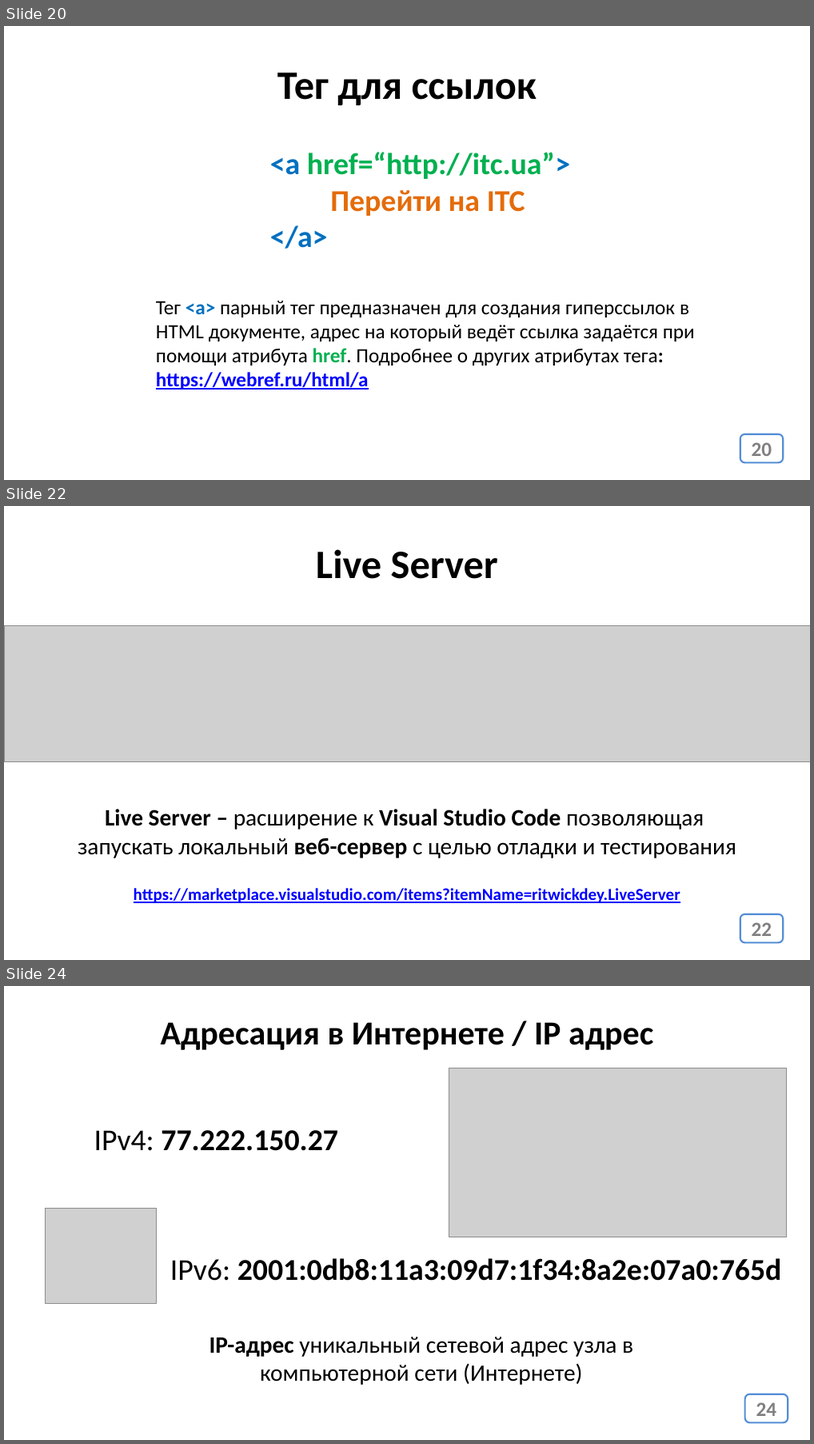
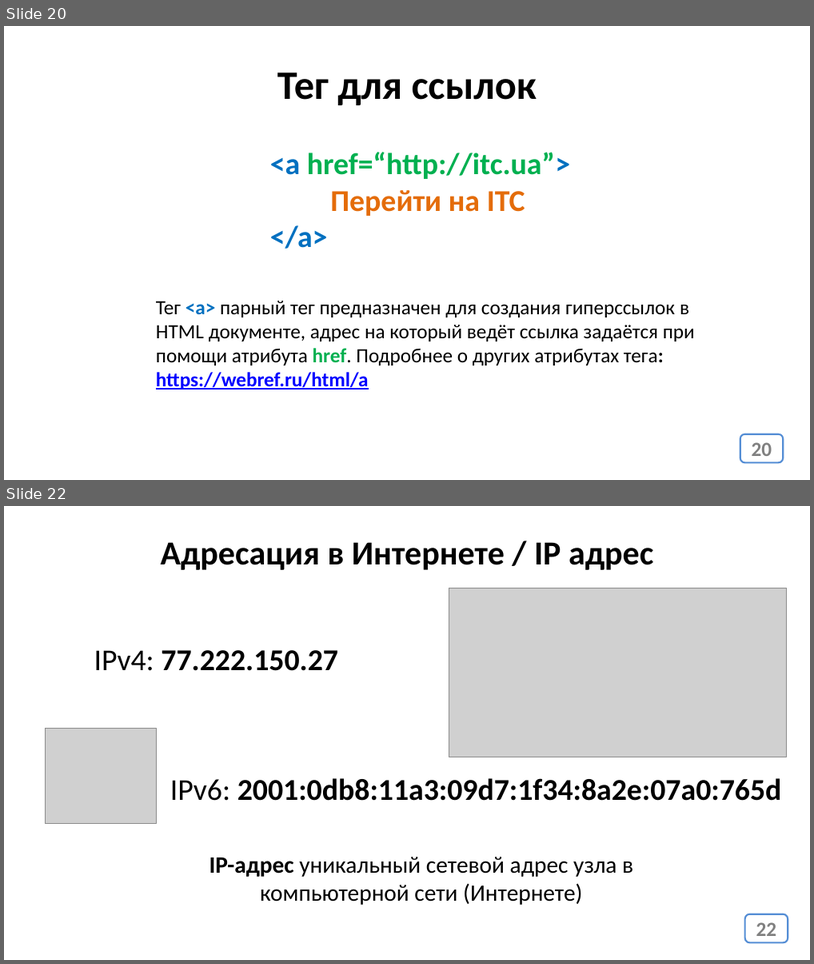
Before and after one commit to web45-ortdnipro/lesson01, a slide deck: lesson01.pptx. Shown one above the other, each under a label of ours: slides 20, 22 and 24 before the commit, slides 20 and 22 after it; the slides between them are not shown. The pictures are 814x1444 and 814x964 pixels, drawn with LibreOffice and Linux fonts; fonts in the diff are those of the drawing; grey boxes stand for pictures. Boxes give left, top, right and bottom in pixels: in the first picture for what was removed or moved away, otherwise in the second. Text is boxed around its words. In the diff, an @@ line names an element or a change of style, - is before the commit and + after.

```diff
--- a/lesson01.pptx
+++ b/lesson01.pptx
@@ slide 22 removed at (4,506,810,960), background #FFFFFF @@
@@ text removed at (316,549,498,579) @@
-Live Server
@@ picture removed at (4,625,810,761) @@
@@ text removed at (78,808,737,858) @@
-Live Server – расширение к Visual Studio Code позволяющая
-запускать локальный веб-сервер с целью отладки и тестирования
@@ text removed at (134,888,681,903) @@
-https://marketplace.visualstudio.com/items?itemName=ritwickdey.LiveServer
@@ page number removed at (741,914,784,942) @@
-22
@@ what was slide 24 is now slide 22 @@
@@ page number at (757,922,778,936): text changed @@
-24
+22
```
Also in this commit, not shown: 1 slide changed, 1 other slide removed, 1 other file.
